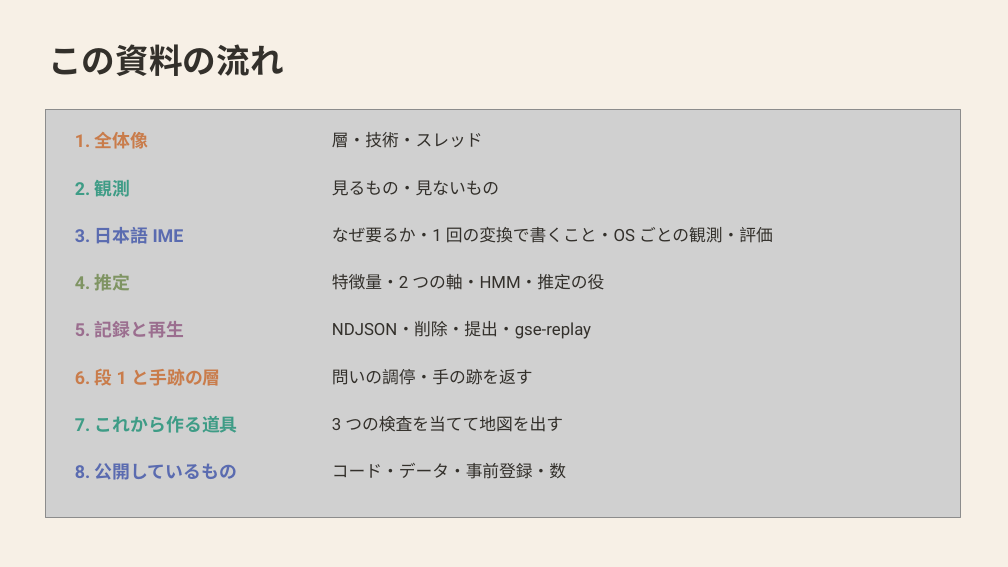
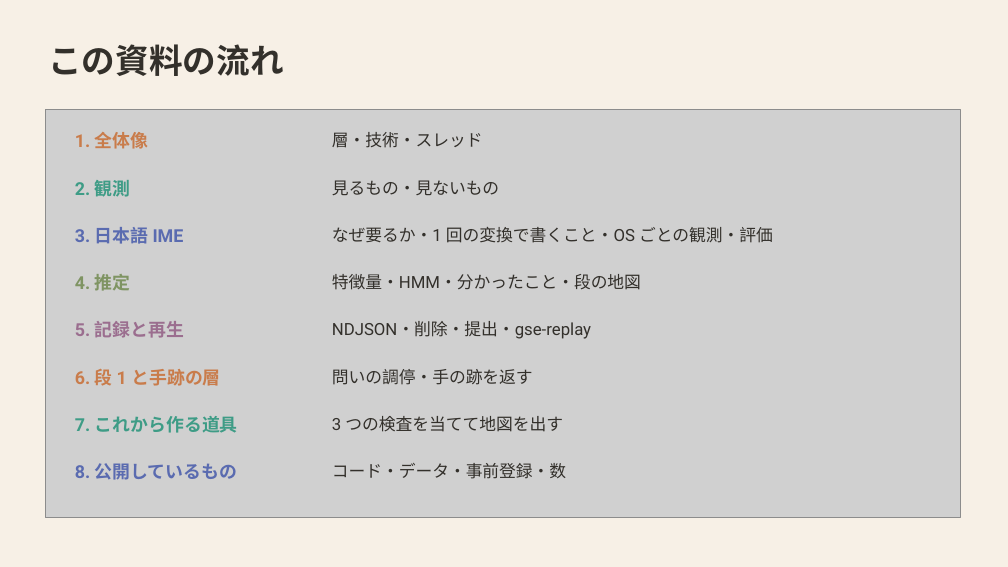
Before and after one commit to mikotomiura/GSE-prototype, a slide deck: slide 2 of docs/slides/project-overview/GSE_project_tech.pptx. Drawn at 1008x567 pixels with LibreOffice and Linux fonts; fonts in the diff are those of the drawing; grey boxes stand for pictures. Boxes give left, top, right and bottom in pixels: in the first picture for what was removed or moved away, otherwise in the second. Text is boxed around its words. In the diff, an @@ line names an element or a change of style, - is before the commit and + after.

```diff
--- a/docs/slides/project-overview/GSE_project_tech.pptx
+++ b/docs/slides/project-overview/GSE_project_tech.pptx
@@ text at <box>332,274,641,290</box>: text changed @@
-特徴量・2 つの軸・HMM・推定の役
+特徴量・HMM・分かったこと・段の地図
```
Also in this commit, not shown: 1 other slide changed, 2 slides added, 8 other files.
